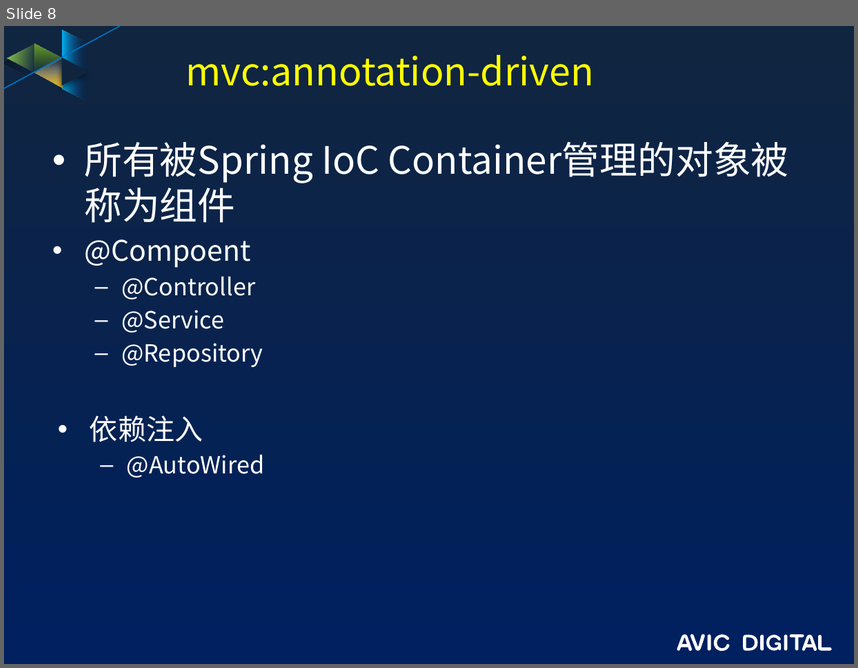
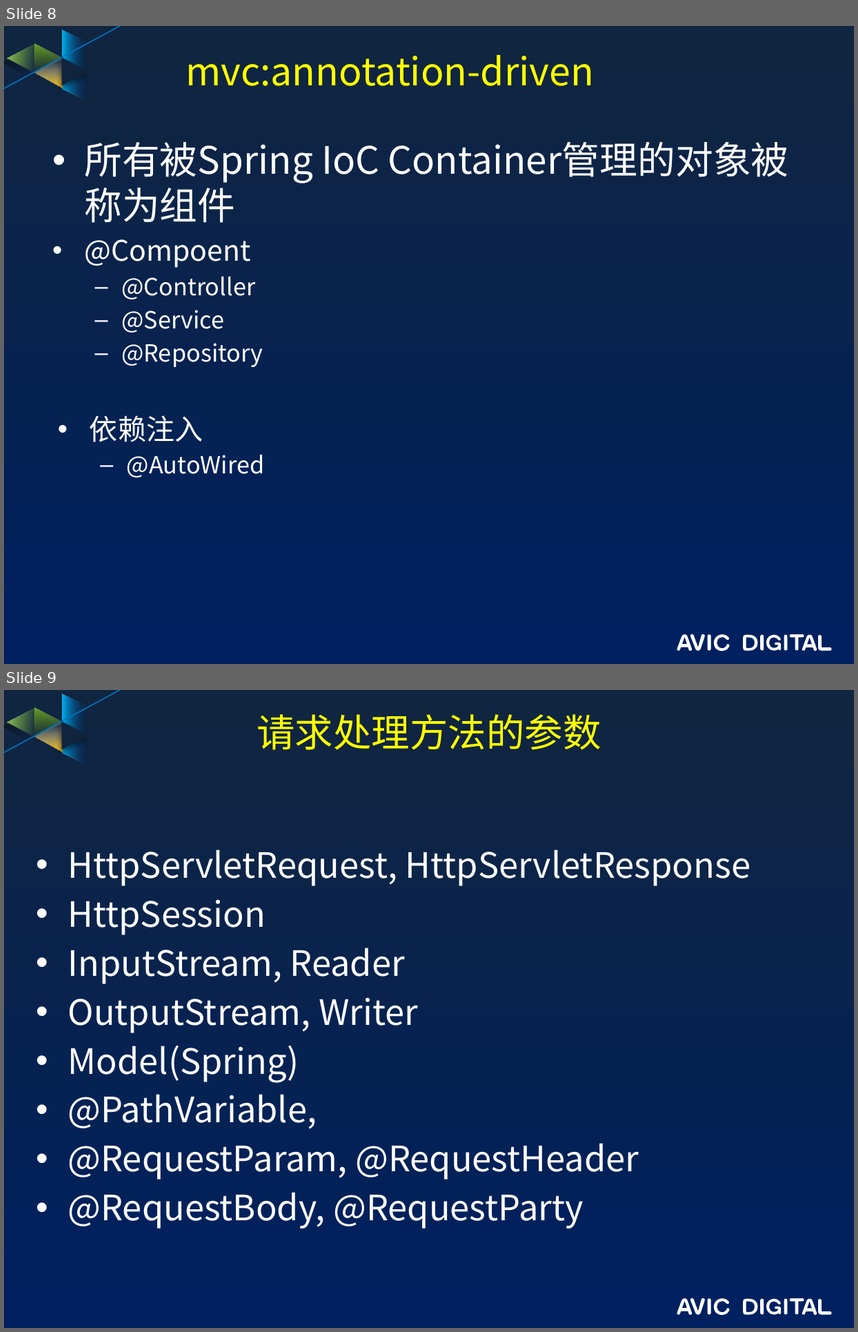
Before and after one commit to guofengzh/java-way, a slide deck: spring/docs/08-spring-mvc.pptx. Shown one above the other, each under a label of ours: slide 8 before the commit, slides 8 and 9 after it. The pictures are 858x668 and 858x1332 pixels, drawn with LibreOffice and Linux fonts; fonts in the diff are those of the drawing; background and template pictures are left out. Boxes give left, top, right and bottom in pixels: in the first picture for what was removed or moved away, otherwise in the second. Text is boxed around its words. In the diff, an @@ line names an element or a change of style, - is before the commit and + after.

```diff
--- a/spring/docs/08-spring-mvc.pptx
+++ b/spring/docs/08-spring-mvc.pptx
@@ slide 9 added at box(4, 690, 854, 1328), background gradient #10253F to #002060; not listed: 17 template elements that a slide beside it also shows @@
@@ title added at box(257, 714, 601, 750), 32.4 pt, text #FFFF00 @@
+请求处理方法的参数
@@ text added at box(67, 849, 751, 1228), 29.6 pt, text #FFFFFF @@
+• HttpServletRequest, HttpServletResponse
+• HttpSession
+• InputStream, Reader
+• OutputStream, Writer
+• Model(Spring)
+• @PathVariable,
+• @RequestParam, @RequestHeader
+• @RequestBody, @RequestParty
```
Also in this commit, not shown: 5 other slides added, 13 other files.
